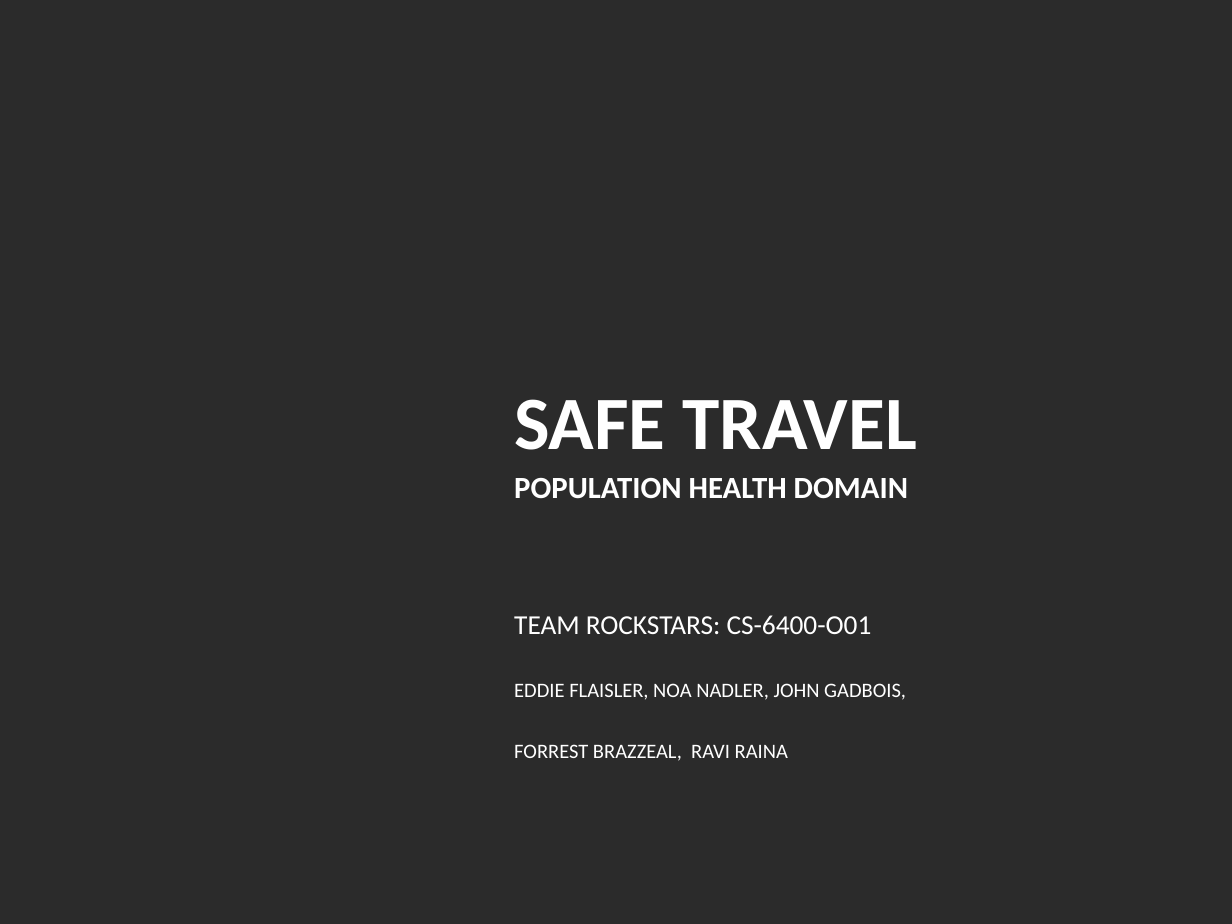
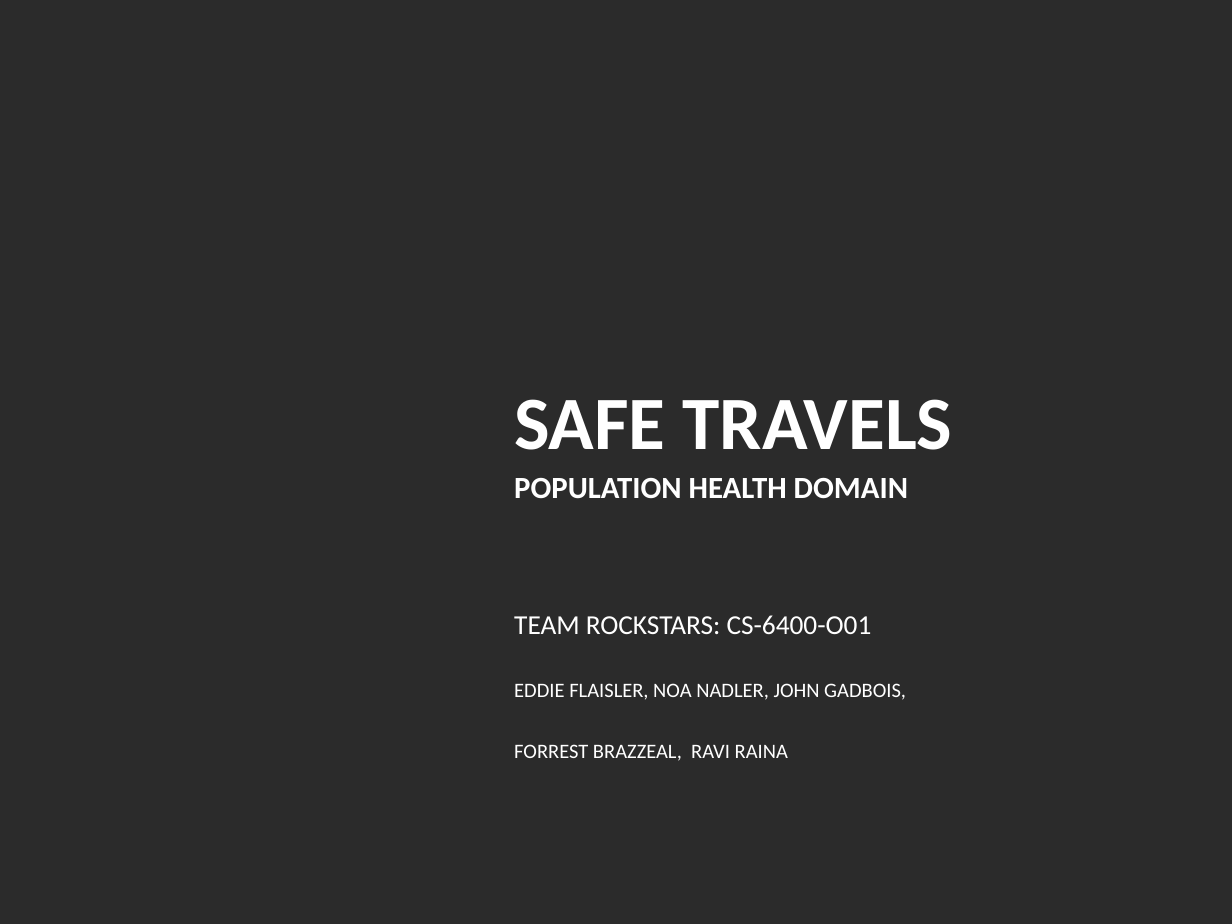
Before and after one commit to noanadler/RockStars, a slide deck: slide 1 of Deliverable3/Presentation/Rock_Stars_Presentation.pptx. Drawn at 1232x924 pixels with LibreOffice and Linux fonts; fonts in the diff are those of the drawing; background and template pictures are left out; a plain dark background stands for a picture behind light text. Boxes give left, top, right and bottom in pixels: in the first picture for what was removed or moved away, otherwise in the second. Text is boxed around its words. In the diff, an @@ line names an element or a change of style, - is before the commit and + after.

```diff
--- a/Deliverable3/Presentation/Rock_Stars_Presentation.pptx
+++ b/Deliverable3/Presentation/Rock_Stars_Presentation.pptx
@@ title at <box>514,399,953,499</box>: text changed @@
-SAFE TRAVEL
-POPULATION HEALTH DOMAIN
+SAFE TRAVELS
+POPULATION HEALTH DOMAIN
```
Also in this commit, not shown: 7 other slides changed, 8 slides added, 4 slides removed.
